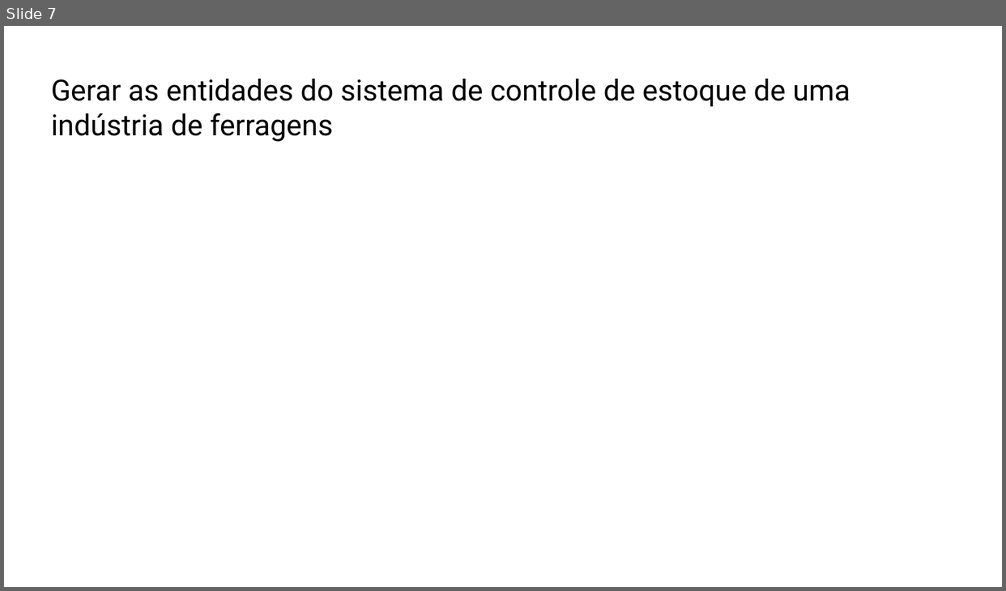
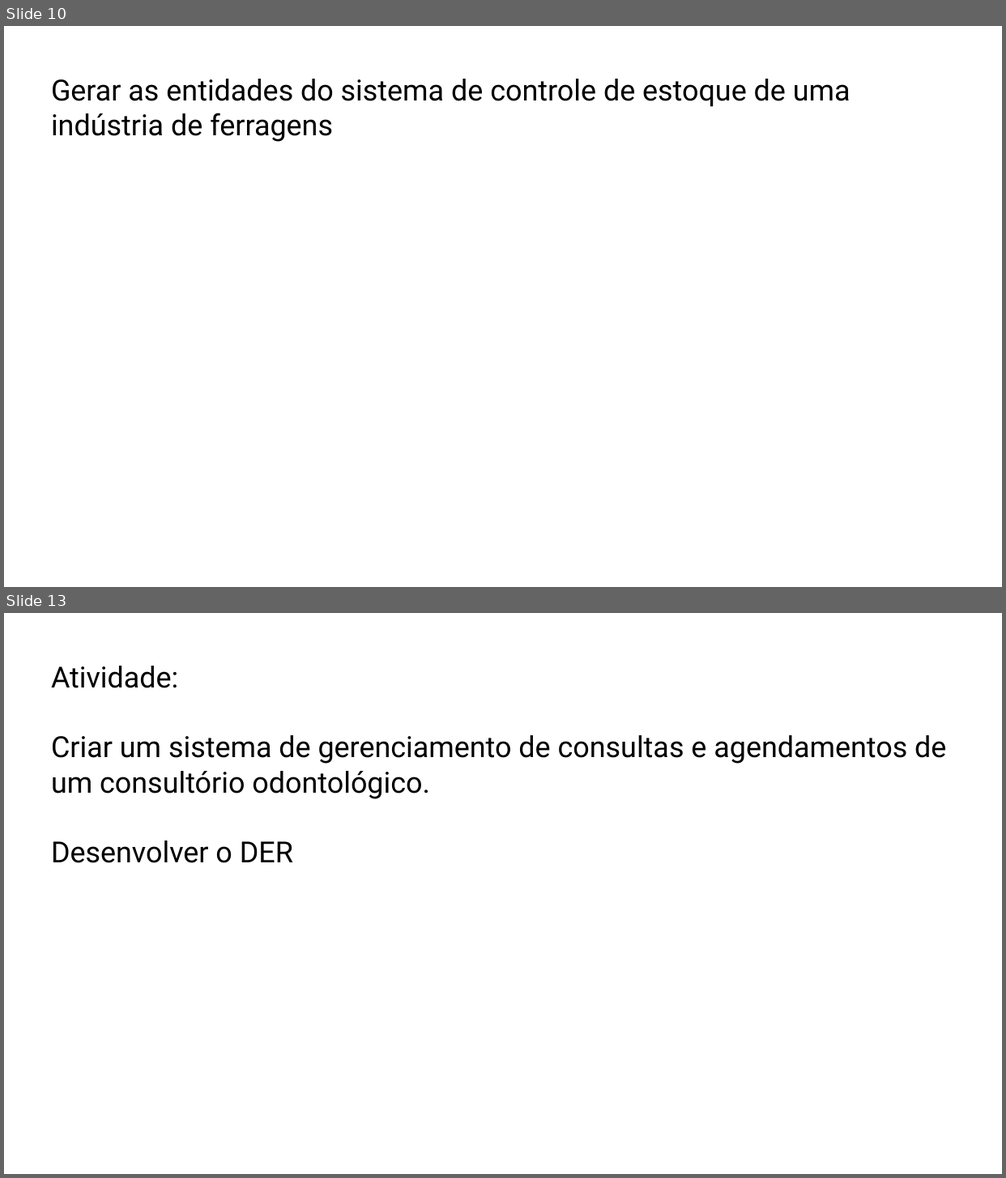
Before and after one commit to profpedrosenac/T16, a slide deck: UC10/Modelagem de dados.pptx. Shown one above the other, each under a label of ours: slide 7 before the commit, slides 10 and 13 after it; the slides between them are not shown. The pictures are 1006x591 and 1006x1178 pixels, drawn with LibreOffice and Linux fonts; fonts in the diff are those of the drawing. Boxes give left, top, right and bottom in pixels: in the first picture for what was removed or moved away, otherwise in the second. Text is boxed around its words. In the diff, an @@ line names an element or a change of style, - is before the commit and + after.

```diff
--- a/UC10/Modelagem de dados.pptx
+++ b/UC10/Modelagem de dados.pptx
@@ slide 13 added at (x1=4, y1=613, x2=1002, y2=1174), background #FFFFFF @@
@@ text added at (x1=51, y1=666, x2=946, y2=863), 28 pt, text #000000 @@
+Atividade:
+Criar um sistema de gerenciamento de consultas e agendamentos de um consultório odontológico.
+Desenvolver o DER
@@ what was slide 7 is now slide 10 @@
```
Also in this commit, not shown: 3 slides changed, 9 other slides added.
